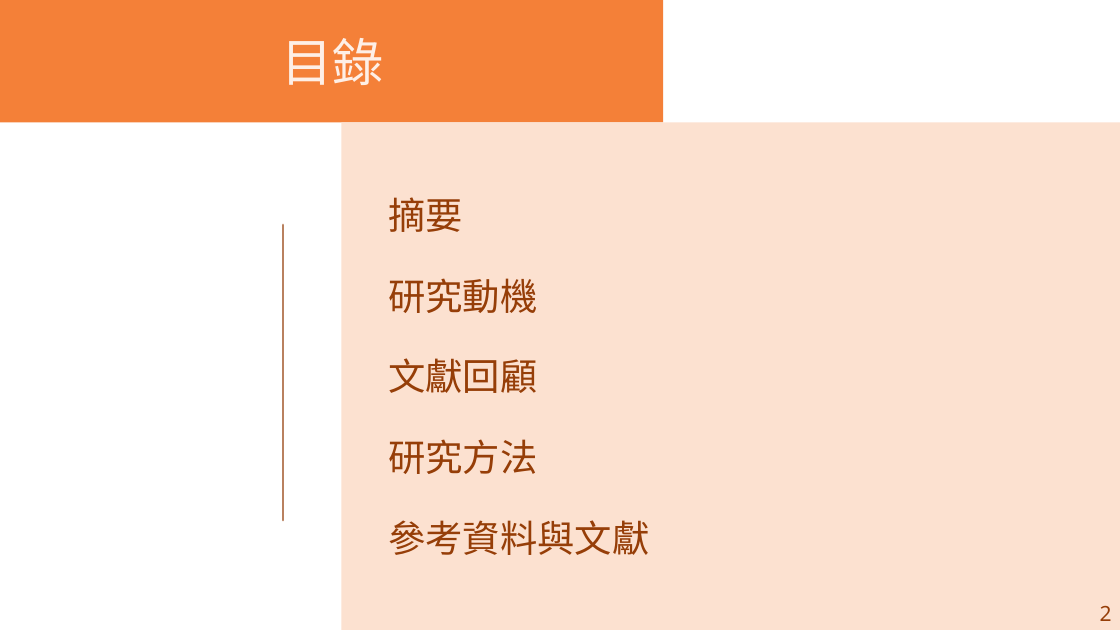
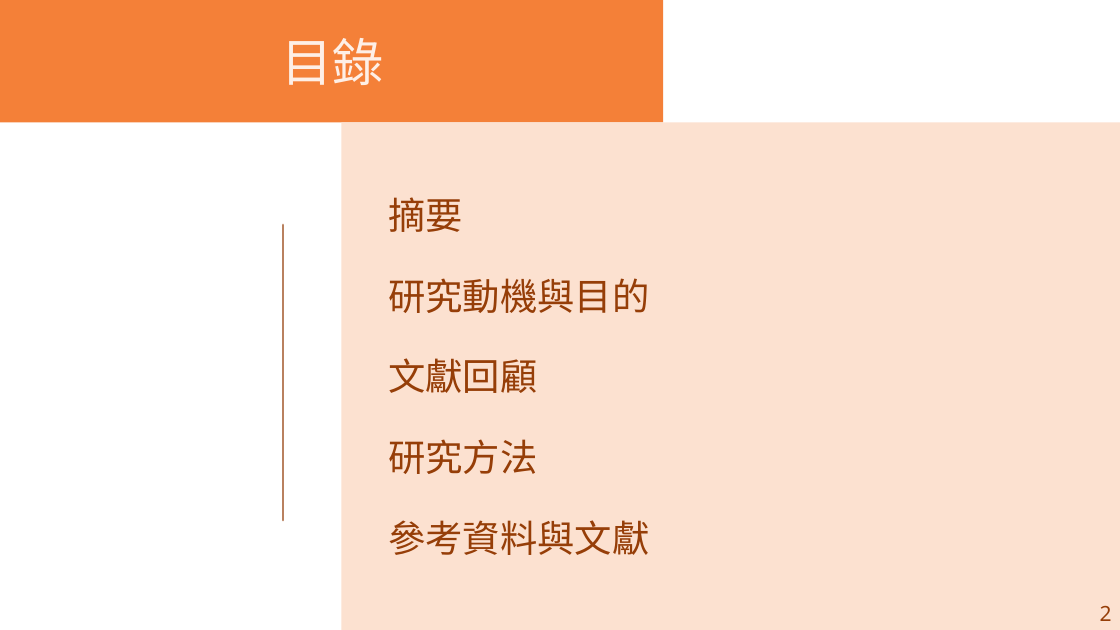
Before and after one commit to carina419/NTUST, a slide deck: slide 2 of 112-2/MI6006701 研究方法/研究方法期末報告.pptx. Drawn at 1120x630 pixels with LibreOffice and Linux fonts; fonts in the diff are those of the drawing. Boxes give left, top, right and bottom in pixels: in the first picture for what was removed or moved away, otherwise in the second. Text is boxed around its words. In the diff, an @@ line names an element or a change of style, - is before the commit and + after.

```diff
--- a/112-2/MI6006701 研究方法/研究方法期末報告.pptx
+++ b/112-2/MI6006701 研究方法/研究方法期末報告.pptx
@@ text at <box>388,278,649,313</box>: text changed @@
-研究動機
+研究動機與目的
```
Also in this commit, not shown: 12 other slides changed, 3 slides added, 2 slides removed, 2 other files.
